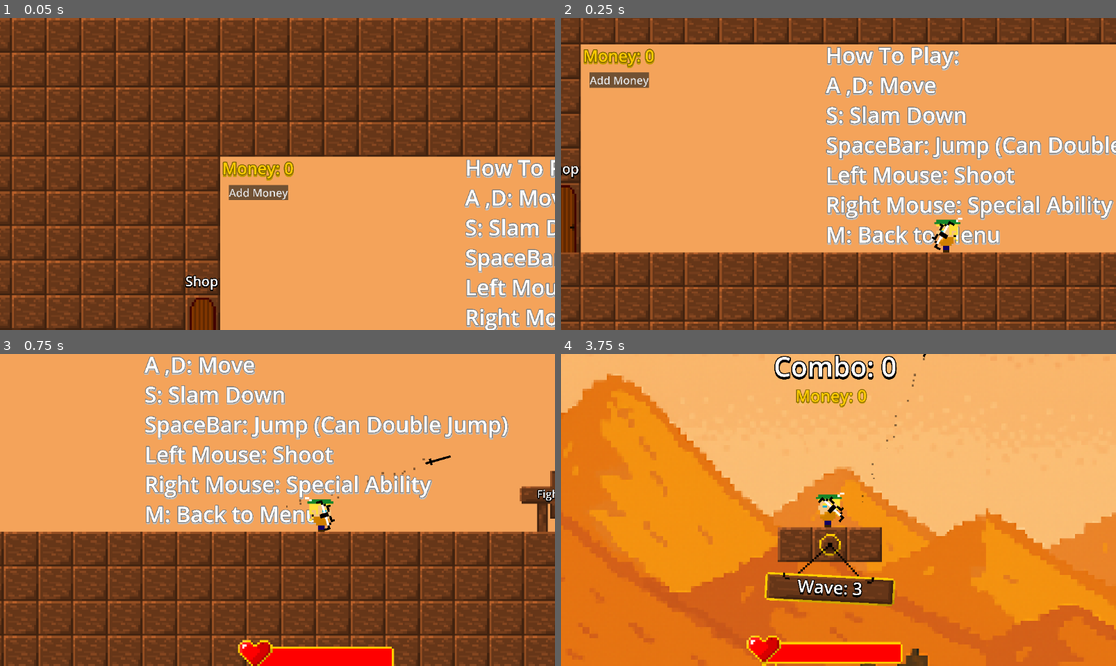
Above: before the commit, frames 1-4 (two rows, left to right).
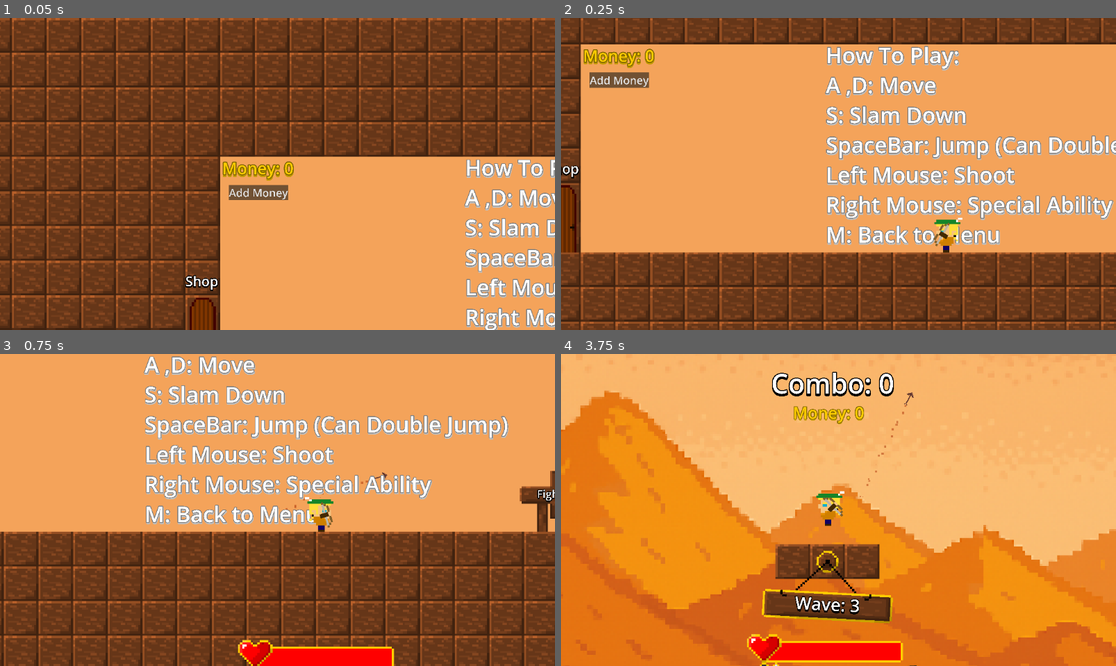
Above: after the commit, the same moments.

Repository: Dan-Yaacobi/TheBowman
Game: Godot game, scene res://MainGame/Game.tscn
Same seed, same stepped clock (60 frames per second), same inputs: the game is played once before the commit and once after it. Sound files missing from this copy of the repository are replaced by a short silence.
Inputs (mouse positions are in pixels of both pictures, inside the frame that each line leads up to):
- Up to frame 1 (0.05 s): no input
- Up to frame 2 (0.25 s): no input
- Up to frame 3 (0.75 s): move the mouse to (399, 494) at 0.52 s; press the mouse at (399, 494) at 0.53 s; hold D (Right) from 0.53 s (still down)
- Up to frame 4 (3.75 s): tap Space (Jump) at 0.77, 3.02 s; release D (Right) at 1.25 s; release the mouse at (960, 494) at 1.25 s; click "Next Wave" at 1.25 s; click "Next Wave" at 2 s; move the mouse to (727, 525) at 2.77 s; hold D (Right) 2.78-3.53 s; right-click (727, 525) at 2.85 s; move the mouse to (894, 441) at 3.52 s; press the mouse at (894, 441) at 3.53 s; hold A (Left) from 3.53 s (still down)

Frame 1 is identical in both runs. In frame 2, 0.1% of the frame differs, in the area x 66-71%, y 65-75%; in frame 3, 0.2%; in frame 4, 23%, in the area x 0-100%, y 0-100%.

Commit message:
Upgrades Balance Change
Everytime you dont get a green or better upgrade to choose, the chance to get an better one increases untill you get one.

Diff:
--- /dev/null
+++ b/Enemies/11_HellEnemies/EvilWizard/EvilWizard.tscn
@@ -0,0 +1,78 @@
+[gd_scene load_steps=5 format=3 uid="uid://d0s0fydappocx"]
+
+[ext_resource type="Texture2D" uid="uid://dmqfs2kvs8mjy" path="res://Enemies/11_HellEnemies/sprites/Wizard.png" id="1_effxx"]
+
+[sub_resource type="Animation" id="Animation_li1i1"]
+length = 0.001
+tracks/0/type = "value"
+tracks/0/imported = false
+tracks/0/enabled = true
+tracks/0/path = NodePath(".:frame")
+tracks/0/interp = 1
+tracks/0/loop_wrap = true
+tracks/0/keys = {
+"times": PackedFloat32Array(0),
+"transitions": PackedFloat32Array(1),
+"update": 1,
+"values": [0]
+}
+tracks/1/type = "value"
+tracks/1/imported = false
+tracks/1/enabled = true
+tracks/1/path = NodePath(".:rotation")
+tracks/1/interp = 1
+tracks/1/loop_wrap = true
+tracks/1/keys = {
+"times": PackedFloat32Array(0),
+"transitions": PackedFloat32Array(1),
+"update": 0,
+"values": [0.0]
+}
+tracks/2/type = "value"
+tracks/2/imported = false
+tracks/2/enabled = true
+tracks/2/path = NodePath(".:scale")
+tracks/2/interp = 1
+tracks/2/loop_wrap = true
+tracks/2/keys = {
+"times": PackedFloat32Array(0),
+"transitions": PackedFloat32Array(1),
+"update": 0,
+"values": [Vector2(1, 1)]
+}
+
+[sub_resource type="Animation" id="Animation_tbo4j"]
+resource_name = "Portal"
+length = 0.1
+loop_mode = 2
+step = 0.01
+tracks/0/type = "value"
+tracks/0/imported = false
+tracks/0/enabled = true
+tracks/0/path = NodePath(".:frame")
+tracks/0/interp = 1
+tracks/0/loop_wrap = true
+tracks/0/keys = {
+"times": PackedFloat32Array(0, 0.1),
+"transitions": PackedFloat32Array(1, 1),
+"update": 1,
+"values": [4, 3]
+}
+
+[sub_resource type="AnimationLibrary" id="AnimationLibrary_otswr"]
+_data = {
+"Portal": SubResource("Animation_tbo4j"),
+"RESET": SubResource("Animation_li1i1")
+}
+
+[node name="EvilWizard" type="CharacterBody2D"]
+
+[node name="Sprite2D" type="Sprite2D" parent="."]
+texture = ExtResource("1_effxx")
+hframes = 3
+vframes = 3
+
+[node name="AnimationPlayer" type="AnimationPlayer" parent="Sprite2D"]
+libraries = {
+"": SubResource("AnimationLibrary_otswr")
+}
--- a/Level/PlayGround/upgrade_buttons.gd
+++ b/Level/PlayGround/upgrade_buttons.gd
@@ -9,7 +9,7 @@
 
 var player: Player
 var boss_upgrade_boost: bool = false
-
+var success_boost: float = 1.0
 func _ready() -> void:
 	for child in get_children():
 		if child is UpgradeButton:
@@ -33,8 +33,12 @@
 			boss_upgrade_boost = false
 
 		else:
-			if next_bucket <= bucket_upgrade_chance:
+			if next_bucket <= bucket_upgrade_chance * success_boost:
 				current_button_bucket += 1
+				success_boost = 1
+			else:
+				success_boost +=0.04
+
 
 		upgrade_buttons[current_button_set_up].set_button_upgrade(upgrades.get_bucket_upgrade(current_button_bucket),player)
 		current_button_set_up += 1
--- a/Player/Player.tscn
+++ b/Player/Player.tscn
@@ -12,7 +12,7 @@
 [ext_resource type="Script" path="res://Player/Abilities/SlamAbilities/slam_ability.gd" id="6_ae18a"]
 [ext_resource type="Script" path="res://Player/States/player_walking_state.gd" id="6_vo15m"]
 [ext_resource type="PackedScene" uid="uid://cd1qmsp2wywey" path="res://Player/Player Actions/Jump/Jump.tscn" id="7_kkejo"]
-[ext_resource type="PackedScene" uid="uid://jej20pf43m2p" path="res://Weapons/3_BlackBow/BlackBow.tscn" id="7_tlep0"]
+[ext_resource type="PackedScene" uid="uid://bc4lu6kenryfn" path="res://Weapons/0_BasicBow/BasicBow.tscn" id="7_ksgj4"]
 [ext_resource type="PackedScene" uid="uid://bebh86kswi26y" path="res://Player/Player Actions/Shoot/Shoot.tscn" id="8_gtm6s"]
 [ext_resource type="Script" path="res://Player/camera_2d.gd" id="8_qvxki"]
 [ext_resource type="PackedScene" uid="uid://caekf50aq824k" path="res://Player/Mana/ManaBar.tscn" id="13_yhb7f"]
@@ -46,7 +46,7 @@
 money = 0
 upgrd_points = 0
 weapon_name = "Basic Bow"
-weapon_scene = ExtResource("7_tlep0")
+weapon_scene = ExtResource("7_ksgj4")
 jump_abilities = Array[ExtResource("2_ohurx")]([])
 shoot_abilities = Array[ExtResource("4_qie87")]([])
 arrow_abilities = Array[ExtResource("2_jhcyx")]([])
Binary file added: Enemies/11_HellEnemies/sprites/Wizard.png
Not shown, added: Enemies/11_HellEnemies/sprites/Wizard.png.import
Not shown, changed: docs/index.html
Not shown, changed: docs/index.pck
